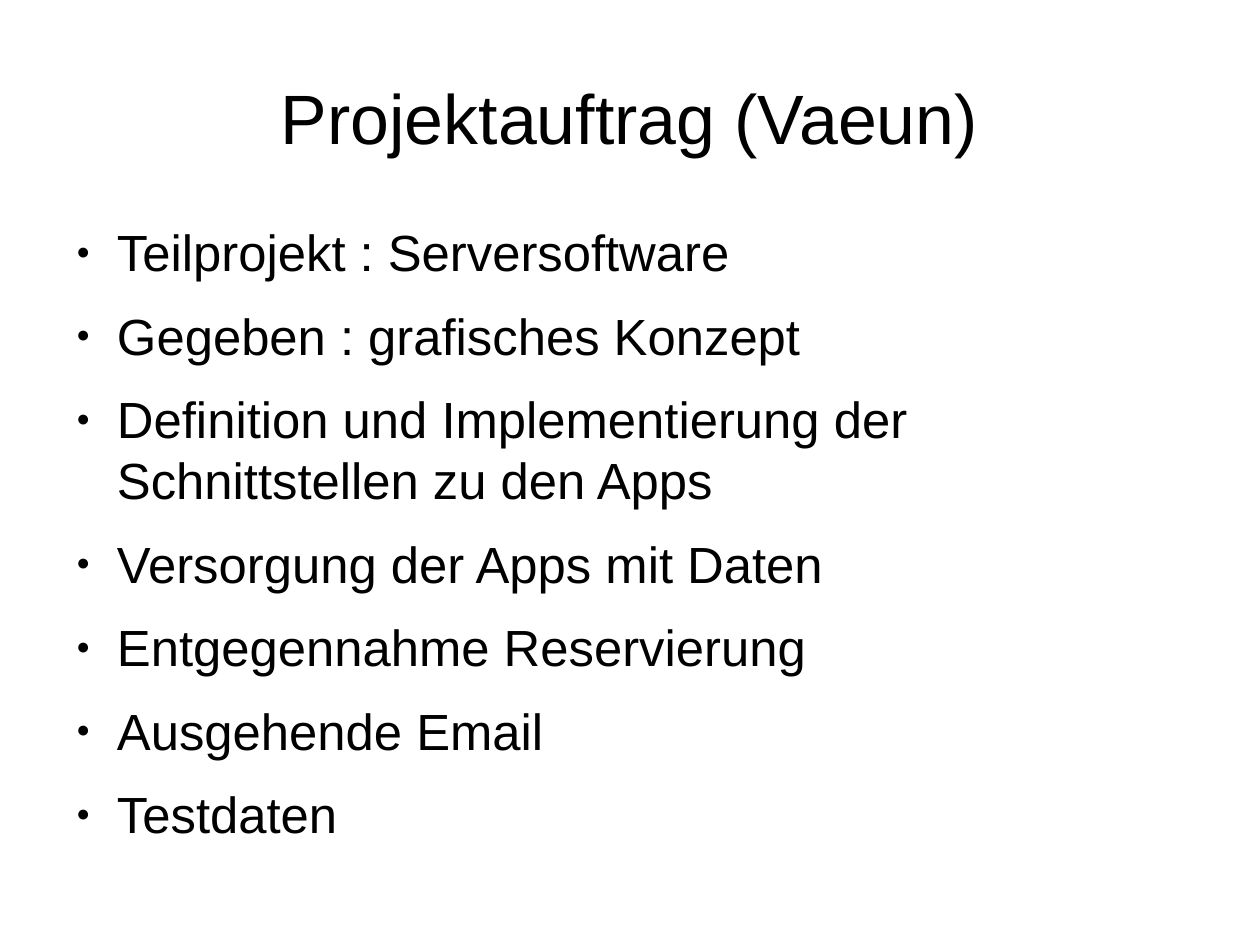
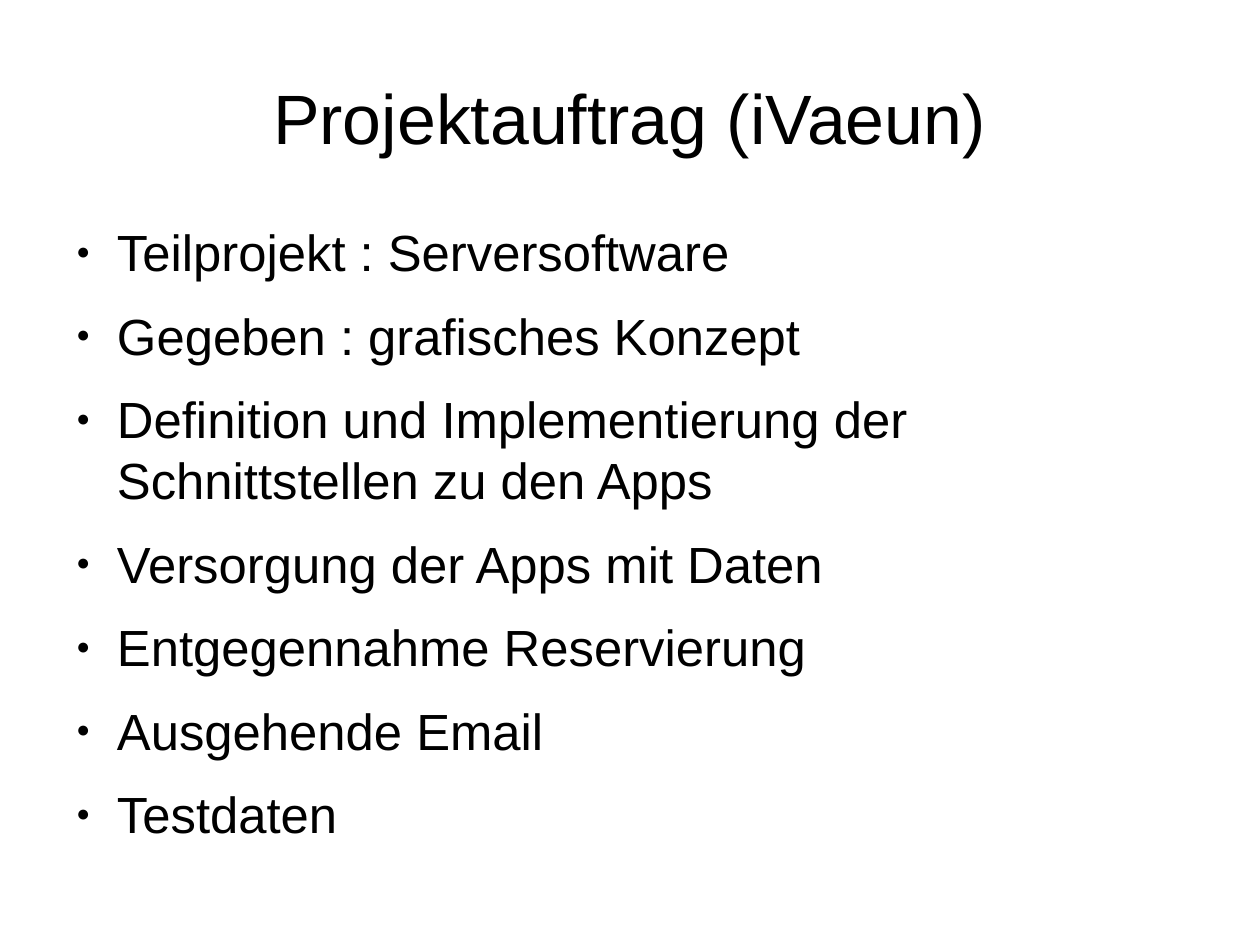
Before and after one commit to janhelmle/weiterbildung_fachinformatiker_ihk_projektantrag, a slide deck: slide 4 of praesentation/presentation_v1.odp. Drawn at 1260x945 pixels with LibreOffice and Linux fonts; fonts in the diff are those of the drawing. Boxes give left, top, right and bottom in pixels: in the first picture for what was removed or moved away, otherwise in the second. Text is boxed around its words. In the diff, an @@ line names an element or a change of style, - is before the commit and + after.

```diff
--- a/praesentation/presentation_v1.odp
+++ b/praesentation/presentation_v1.odp
@@ title at (273,93,986,157): text changed @@
-Projektauftrag (Vaeun)
+Projektauftrag (iVaeun)
```
Also in this commit, not shown: 2 other slides changed, 1 other file.
